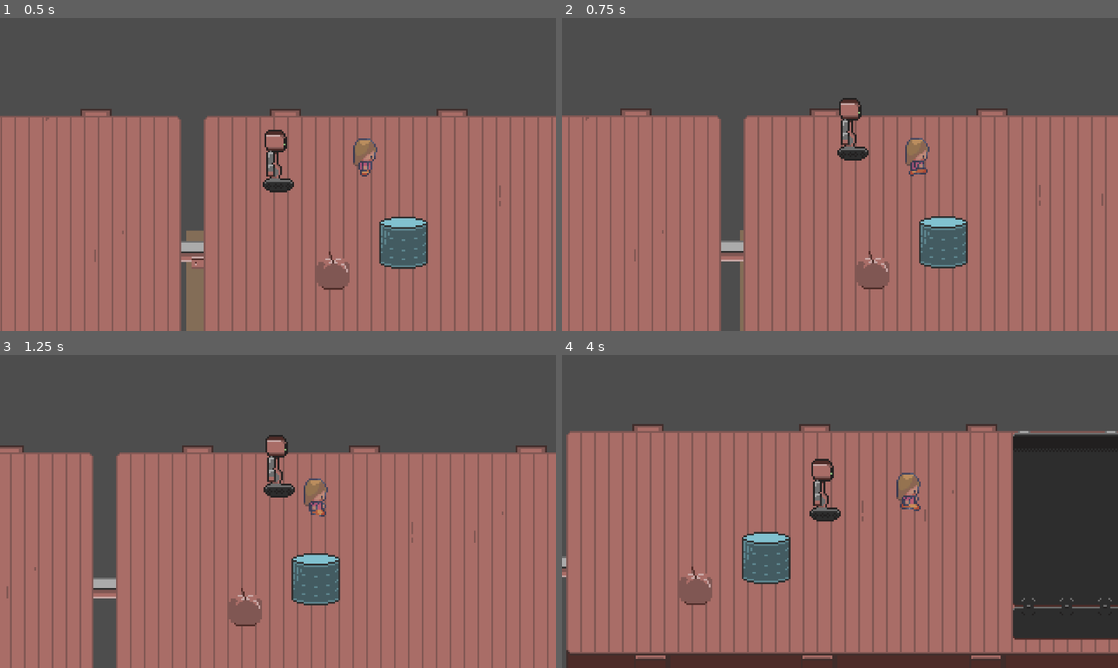
Above: before the commit, frames 1-4 (two rows, left to right).
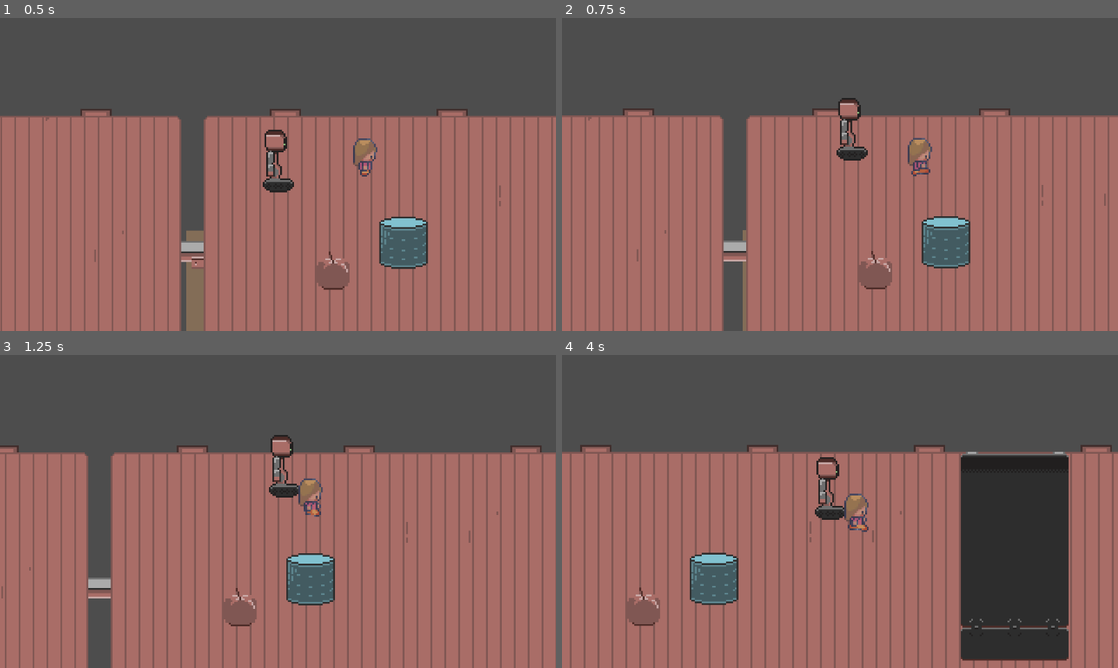
Above: after the commit, the same moments.

Repository: superlou/train-game-3
Game: Godot game, scene res://world.tscn
The game is run twice, just before and just after one commit, with the same random seed, the same clock (stepped at 60 frames per second) and the same inputs. The engine's default icon, where the game draws it, is replaced by a stand-in: a white triangle on a blue panel in a dark square.
Inputs:
- Up to frame 1 (0.5 s): no input
- Up to frame 2 (0.75 s): hold D (move_right) from 0.53 s (still down); hold Space (jump) from 0.53 s (still down)
- Up to frame 3 (1.25 s): keep holding D (move_right); keep holding Space (jump)
- Up to frame 4 (4 s): release D (move_right) at 1.28 s; release Space (jump) at 1.28 s; hold S (move_down) 1.28-2.03 s; tap E (interact) at 1.35 s; tap Space (jump) at 1.52, 1.55, 1.82, 3.02, 3.05, 3.32 s; hold D (move_right) 2.03-2.78 s; hold Space (jump) 2.03-2.78 s; tap T (spawn_station) at 2.1 s; hold W (move_up) 2.78-3.53 s; tap Shift (sprint) at 2.85 s; hold A (move_left) from 3.53 s (still down); hold Space (jump) from 3.53 s (still down)

Frame 1 is identical in both runs. In frame 2, 16% of the frame differs, in the area x 1-99%, y 25-100%; in frame 3, 19%; in frame 4, 41%, in the area x 0-100%, y 22-100%.

Commit message:
Made jumping a component

Diff:
--- a/components/ai_needs_component.gd
+++ b/components/ai_needs_component.gd
@@ -13,7 +13,7 @@
 	$Afraid.change(delta * 0.0)
 	$Bored.change(delta * 0.01)
 	$Gross.change(delta * 0.01)
-	print_info()
+	# print_info()
 
 
 func print_info():
--- /dev/null
+++ b/components/jump_c.gd
@@ -0,0 +1,44 @@
+class_name JumpC
+extends Node
+
+@export var g = -10
+@export var jump_height = 10
+@export var jump_z_velocity = 2.5
+
+var jump_t = 0
+var original_z = 0
+var jump_ground_velocity:Vector2 = Vector2.ZERO
+var is_jumping:bool = false
+
+@onready var actor = get_parent()
+@export var sprite:Node2D = null
+
+
+# Called every frame. 'delta' is the elapsed time since the previous frame.
+func _physics_process(delta):
+	if not is_jumping:
+		return
+
+	jump_t += delta
+	var jump_offset = round(g * jump_t + jump_z_velocity)
+	sprite.position.y -= jump_offset
+
+	if sprite.position.y >= original_z:
+		sprite.position.y = original_z
+		is_jumping = false
+		actor.enable_low_collisions()
+		actor.set_collision_layer_value(6, true)
+
+	actor.velocity = jump_ground_velocity
+
+
+func start_jump(velocity: Vector2):
+	if is_jumping:
+		return
+
+	is_jumping = true
+	jump_ground_velocity = velocity
+	jump_t = 0
+	original_z = sprite.position.y
+	actor.disable_low_collisions()
+	actor.set_collision_layer_value(6, false)
--- a/player.gd
+++ b/player.gd
@@ -2,12 +2,8 @@
 
 @export var walk_speed = 100
 @export var sprint_speed = 250
-@export var jump_height = 10
 
-var is_jumping:bool = false
-var jump_vec:Vector2 = Vector2.ZERO
 var held_item = null
-
 
 # Called when the node enters the scene tree for the first time.
 func _ready():
@@ -19,42 +15,21 @@
 	pass
 
 
-var g = -10
-var jump_t = 0
-var original_z = 0
-var jump_v = 2.5
-
 enum Facing {
 	RIGHT, LEFT, DOWN, UP
 }
 
 var facing: Facing
 
-func _physics_process(delta):
+
+func _physics_process(_delta):
 	var v = Input.get_vector("move_left", "move_right", "move_up", "move_down")
 	var speed = sprint_speed if Input.is_action_pressed("sprint") else walk_speed
 
-	if Input.is_action_pressed("jump") and not is_jumping:
-		is_jumping = true
-		jump_vec = v
-		jump_t = 0
-		original_z = $Sprite.position.y
-		disable_low_collisions()
-		set_collision_layer_value(6, false)
-		velocity = v * speed
+	if Input.is_action_pressed("jump"):
+		$JumpC.start_jump(v * speed)
 
-	if is_jumping:
-		jump_t += delta
-		var jump_offset = round(g * jump_t + jump_v)
-		$Sprite.position.y -= jump_offset
-		$HoldMarkers.position.y -= jump_offset
-
-		if $Sprite.position.y >= original_z:
-			$Sprite.position.y = original_z
-			is_jumping = false
-			enable_low_collisions()
-			set_collision_layer_value(6, true)
-	else:
+	if not $JumpC.is_jumping:
 		if v.x > 0:
 			facing = Facing.RIGHT
 			$Sprite.animation = "right"
@@ -131,10 +106,10 @@
 
 func current_hold_marker():
 	return {
-		Facing.RIGHT: $HoldMarkers/HoldRight,
-		Facing.LEFT: $HoldMarkers/HoldLeft,
-		Facing.UP: $HoldMarkers/HoldUp,
-		Facing.DOWN: $HoldMarkers/HoldDown,
+		Facing.RIGHT: %HoldMarkers/HoldRight,
+		Facing.LEFT: %HoldMarkers/HoldLeft,
+		Facing.UP: %HoldMarkers/HoldUp,
+		Facing.DOWN: %HoldMarkers/HoldDown,
 	}[facing]
 
 
--- a/player.tscn
+++ b/player.tscn
@@ -1,7 +1,8 @@
-[gd_scene load_steps=11 format=3 uid="uid://vgvmwl5vqf6v"]
+[gd_scene load_steps=12 format=3 uid="uid://vgvmwl5vqf6v"]
 
 [ext_resource type="Texture2D" uid="uid://dmpfra1wx0pfe" path="res://assets/robot.png" id="2_4la08"]
 [ext_resource type="Script" path="res://player.gd" id="2_lvuiu"]
+[ext_resource type="Script" path="res://components/jump_c.gd" id="3_x716i"]
 
 [sub_resource type="AtlasTexture" id="AtlasTexture_tc4mu"]
 atlas = ExtResource("2_4la08")
@@ -67,6 +68,22 @@
 sprite_frames = SubResource("SpriteFrames_usufq")
 animation = &"right"
 
+[node name="HoldMarkers" type="Node2D" parent="Sprite"]
+unique_name_in_owner = true
+position = Vector2(0, 9)
+
+[node name="HoldDown" type="Marker2D" parent="Sprite/HoldMarkers"]
+position = Vector2(0, 13)
+
+[node name="HoldRight" type="Marker2D" parent="Sprite/HoldMarkers"]
+position = Vector2(20, -10)
+
+[node name="HoldLeft" type="Marker2D" parent="Sprite/HoldMarkers"]
+position = Vector2(-19, -11)
+
+[node name="HoldUp" type="Marker2D" parent="Sprite/HoldMarkers"]
+position = Vector2(0, -17)
+
 [node name="CollisionShape2D" type="CollisionShape2D" parent="."]
 position = Vector2(0, 5)
 shape = SubResource("RectangleShape2D_1g0pm")
@@ -103,16 +120,6 @@
 position = Vector2(0.5, -15.5625)
 shape = SubResource("RectangleShape2D_3moc3")
 
-[node name="HoldMarkers" type="Node2D" parent="."]
-
-[node name="HoldDown" type="Marker2D" parent="HoldMarkers"]
-position = Vector2(0, 13)
-
-[node name="HoldRight" type="Marker2D" parent="HoldMarkers"]
-position = Vector2(20, -10)
-
-[node name="HoldLeft" type="Marker2D" parent="HoldMarkers"]
-position = Vector2(-19, -11)
-
-[node name="HoldUp" type="Marker2D" parent="HoldMarkers"]
-position = Vector2(0, -17)
+[node name="JumpC" type="Node" parent="." node_paths=PackedStringArray("sprite")]
+script = ExtResource("3_x716i")
+sprite = NodePath("../Sprite")
